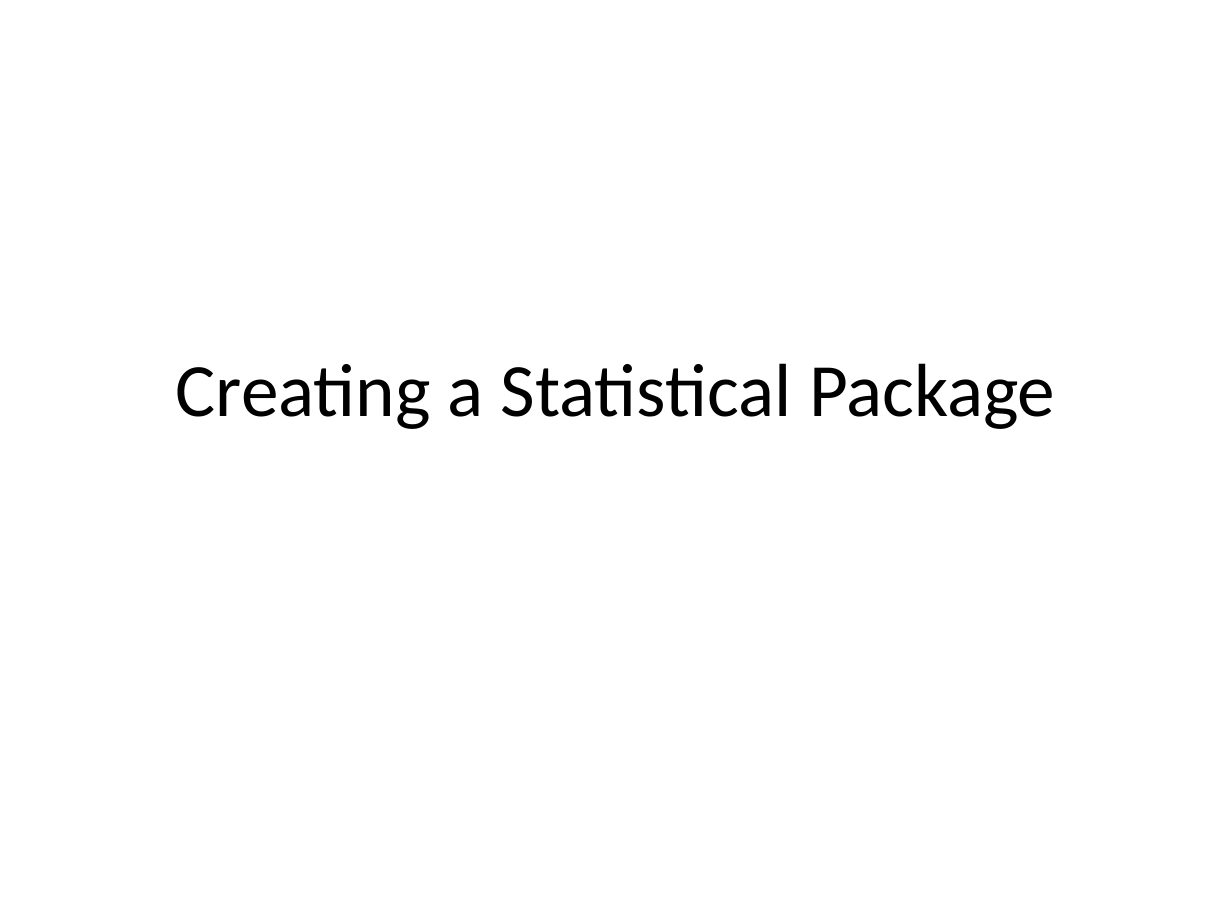
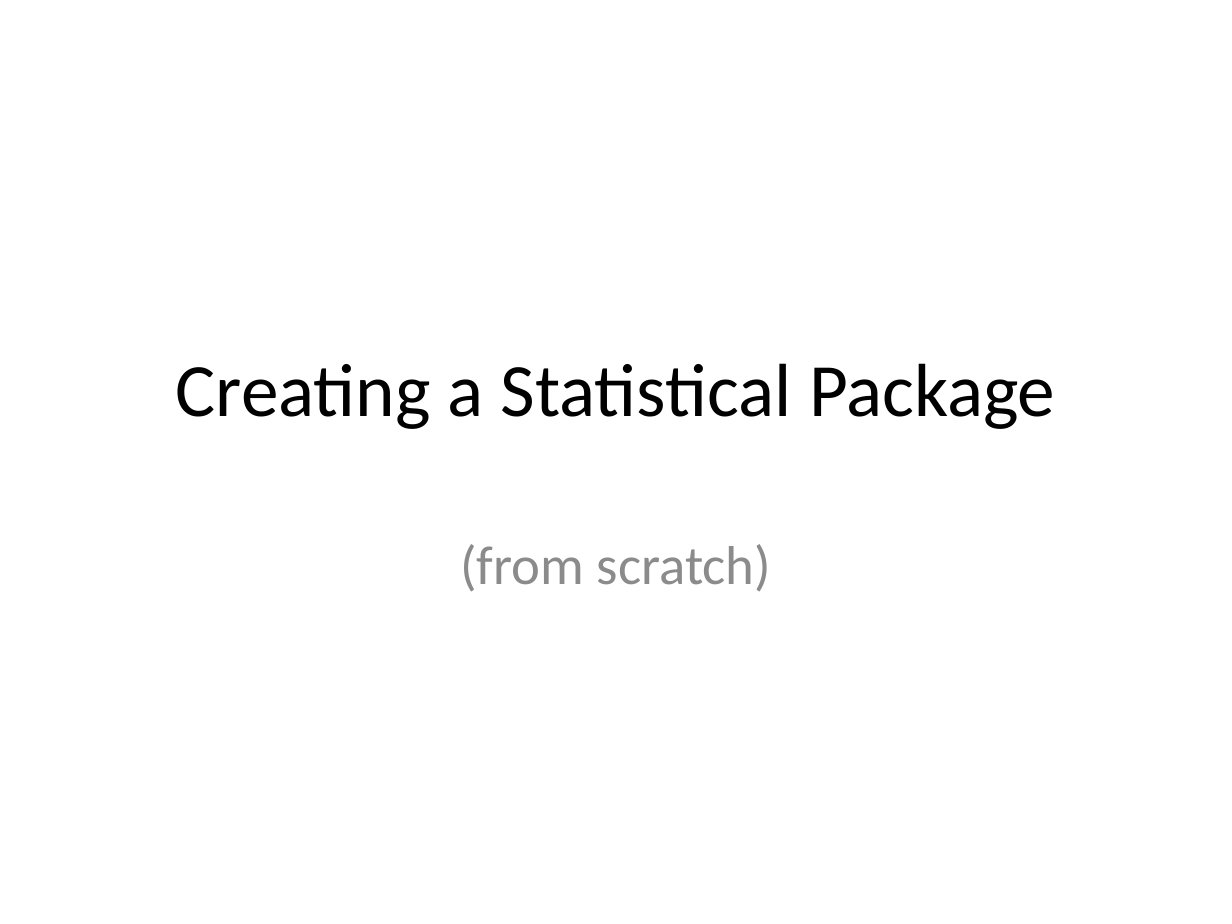
Before and after one commit to IQSS/Zelig4-Documentation, a slide deck: slide 19 of January-Class/Zelig_1_regressions.pptx. Drawn at 1232x924 pixels with LibreOffice and Linux fonts; fonts in the diff are those of the drawing. Boxes give left, top, right and bottom in pixels: in the first picture for what was removed or moved away, otherwise in the second. Text is boxed around its words. In the diff, an @@ line names an element or a change of style, - is before the commit and + after.

```diff
--- a/January-Class/Zelig_1_regressions.pptx
+++ b/January-Class/Zelig_1_regressions.pptx
@@ subtitle added at bbox=[460, 544, 771, 591], 32 pt, text #8C8C8C @@
+(from scratch)
```
Also in this commit, not shown: 4 other slides changed, 2 slides added.
